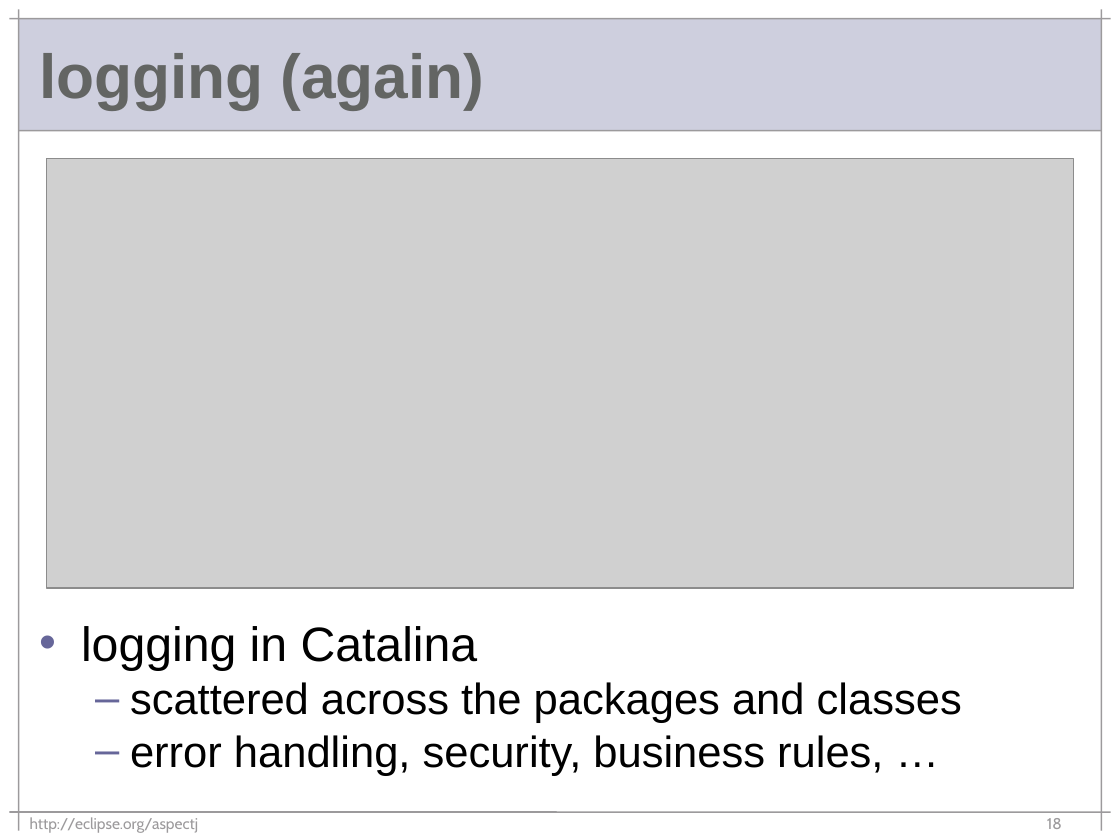
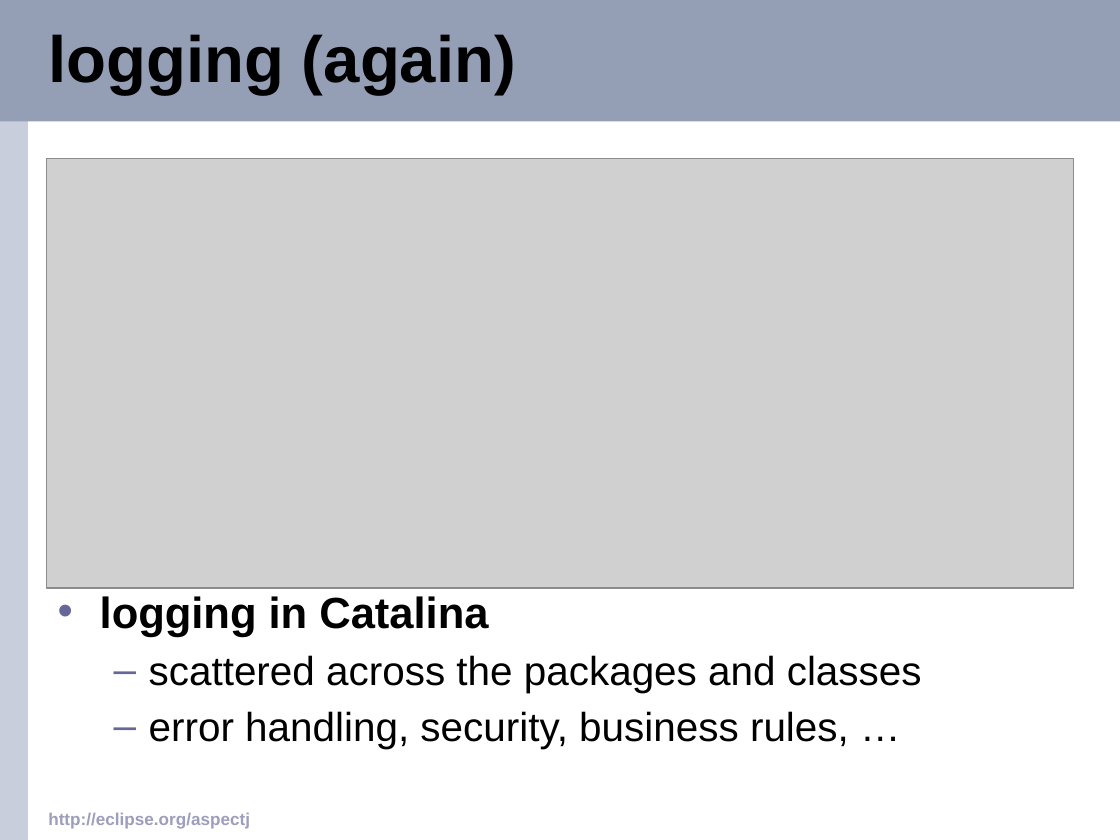
Before and after one commit to eclipse-aspectj/aspectj, a slide deck: slide 18 of docs/teaching/demos/oopsla2003-mik.ppt. Drawn at 1120x840 pixels with LibreOffice and Linux fonts; fonts in the diff are those of the drawing; grey boxes stand for pictures; background and template pictures are left out. Boxes give left, top, right and bottom in pixels: in the first picture for what was removed or moved away, otherwise in the second. Text is boxed around its words. In the diff, an @@ line names an element or a change of style, - is before the commit and + after.

```diff
--- a/docs/teaching/demos/oopsla2003-mik.ppt
+++ b/docs/teaching/demos/oopsla2003-mik.ppt
@@ rectangle: place and size @@
-rectangle at box(19, 19, 1102, 131)
+rectangle at box(0, 0, 1120, 121)
@@ rectangle at box(0, 0, 1120, 121): fill #CECFDE to #949FB6 @@
@@ rectangle added at box(0, 0, 28, 840), fill #C8CEDC @@
@@ line removed from (9, 19) to (1111, 19) @@
@@ line removed from (19, 9) to (19, 831) @@
@@ title "logging (again)": place and size @@
-title "logging (again)" at box(39, 53, 484, 109)
+title "logging (again)" at box(48, 34, 516, 94)
@@ title "logging (again)" at box(48, 34, 516, 94): size 40 to 42 pt, text colour #636563 to #000000 @@
@@ line removed from (1101, 9) to (1101, 831) @@
@@ line removed from (19, 131) to (1101, 131) @@
@@ text "logging in Catalina": place and size @@
-text "logging in Catalina" at box(81, 626, 962, 776)
+text "logging in Catalina" at box(100, 596, 922, 749)
@@ text "logging in Catalina" at box(100, 596, 922, 749): size 31 to 28 pt, bold on in "logging in Catalina"; size 28 to 26 pt in "scattered across the packages and classes", "error handling, security, business rules, …"; less space between paragraphs; more space between paragraphs @@
@@ text "http://eclipse.org/aspectj": place and size @@
-text "http://eclipse.org/aspectj" at box(30, 817, 198, 833)
+text "http://eclipse.org/aspectj" at box(48, 813, 250, 829)
@@ text "http://eclipse.org/aspectj" at box(48, 813, 250, 829): size 10 to 11 pt, font Cabin to Arial, text colour #9C9A9C to #9D9DBD, bold on @@
@@ line removed from (9, 812) to (1111, 812) @@
@@ page number removed at box(1047, 818, 1062, 829) @@
-18
```
Also in this commit, not shown: 38 other slides changed.
